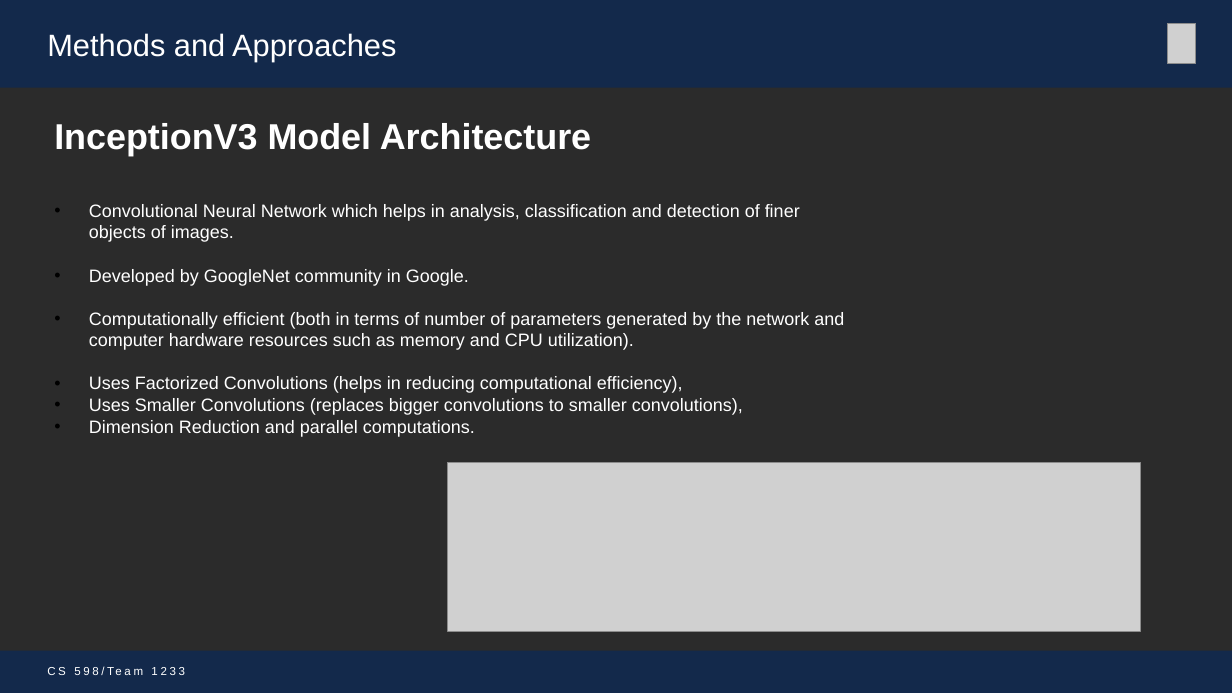
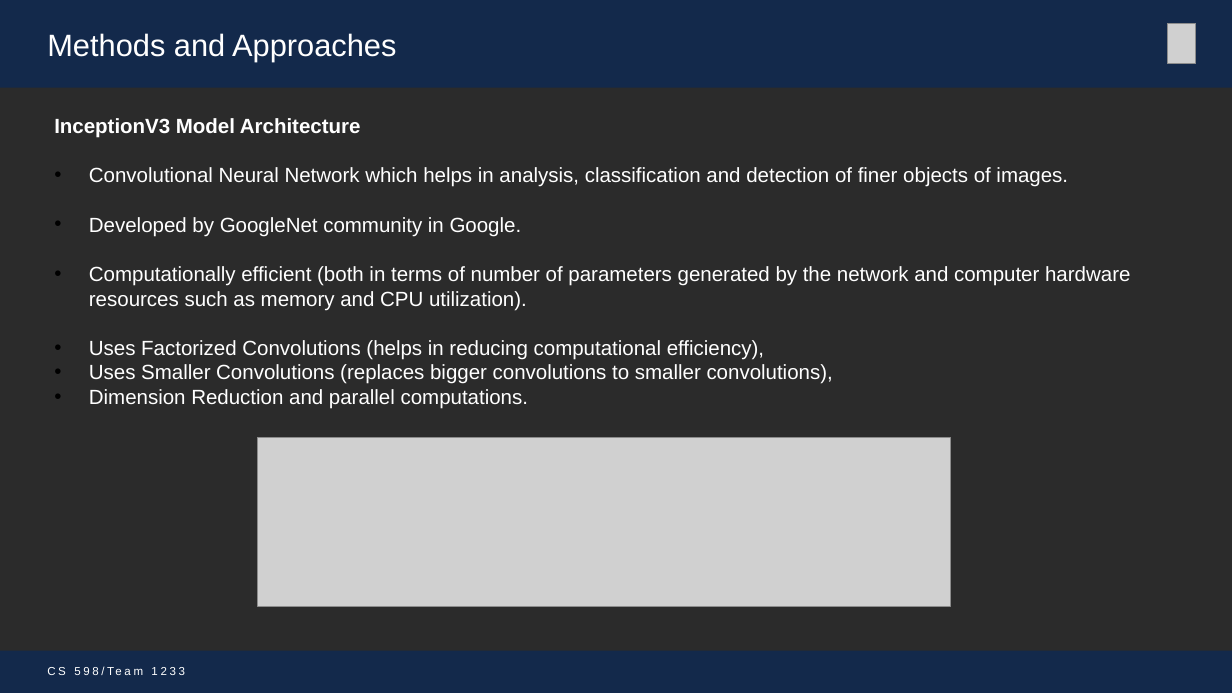
Before and after one commit to mohitbhadauria10/DL-Project, a slide deck: slide 9 of Presentation_Team_1233 _mike.pptx. Drawn at 1232x693 pixels with LibreOffice and Linux fonts; fonts in the diff are those of the drawing; grey boxes stand for pictures; background and template pictures are left out; a plain dark background stands for a picture behind light text. Boxes give left, top, right and bottom in pixels: in the first picture for what was removed or moved away, otherwise in the second. Text is boxed around its words. In the diff, an @@ line names an element or a change of style, - is before the commit and + after.

```diff
--- a/Presentation_Team_1233 _mike.pptx
+++ b/Presentation_Team_1233 _mike.pptx
@@ text "InceptionV3 Model Architecture" at (54, 118, 1130, 409): size 28 to 16 pt in "InceptionV3 Model Architecture"; size 14 to 16 pt @@
@@ picture: place and size @@
-picture at (447, 462, 1141, 631)
+picture at (258, 437, 951, 606)
```
Also in this commit, not shown: 4 other slides changed.
